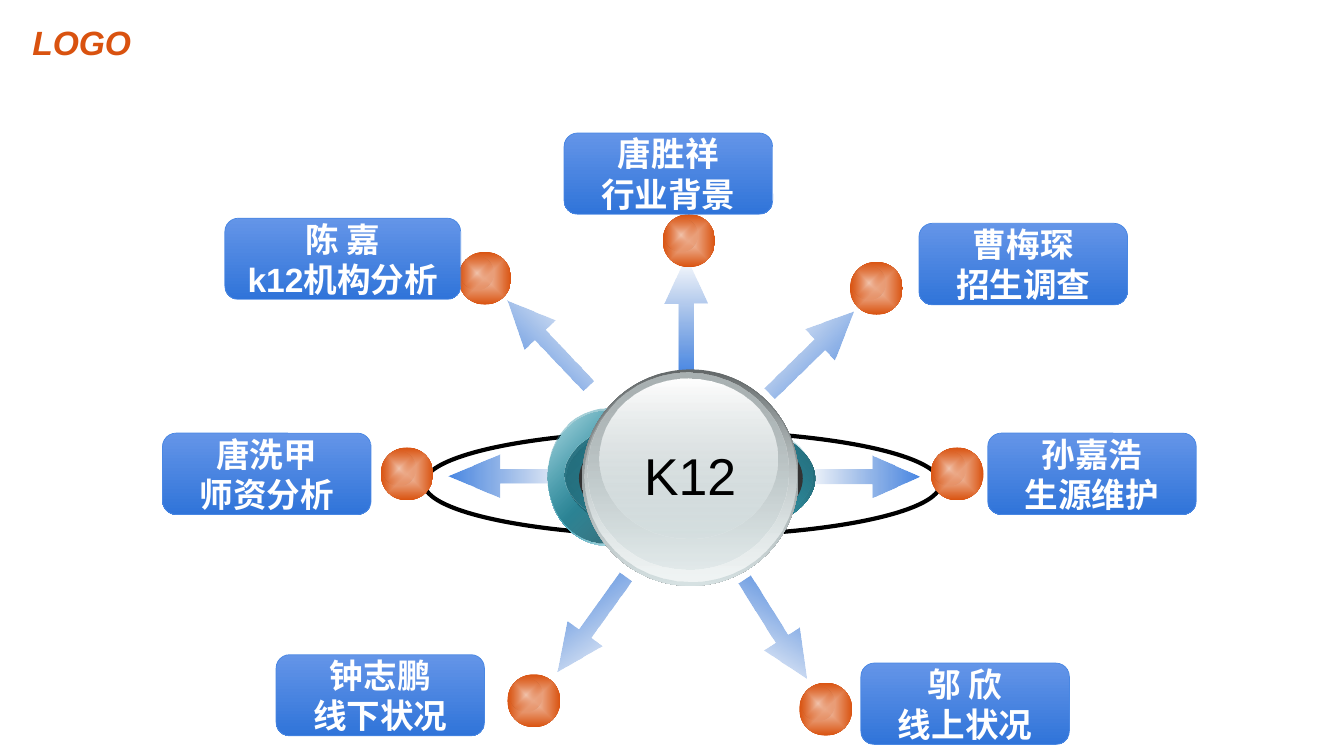
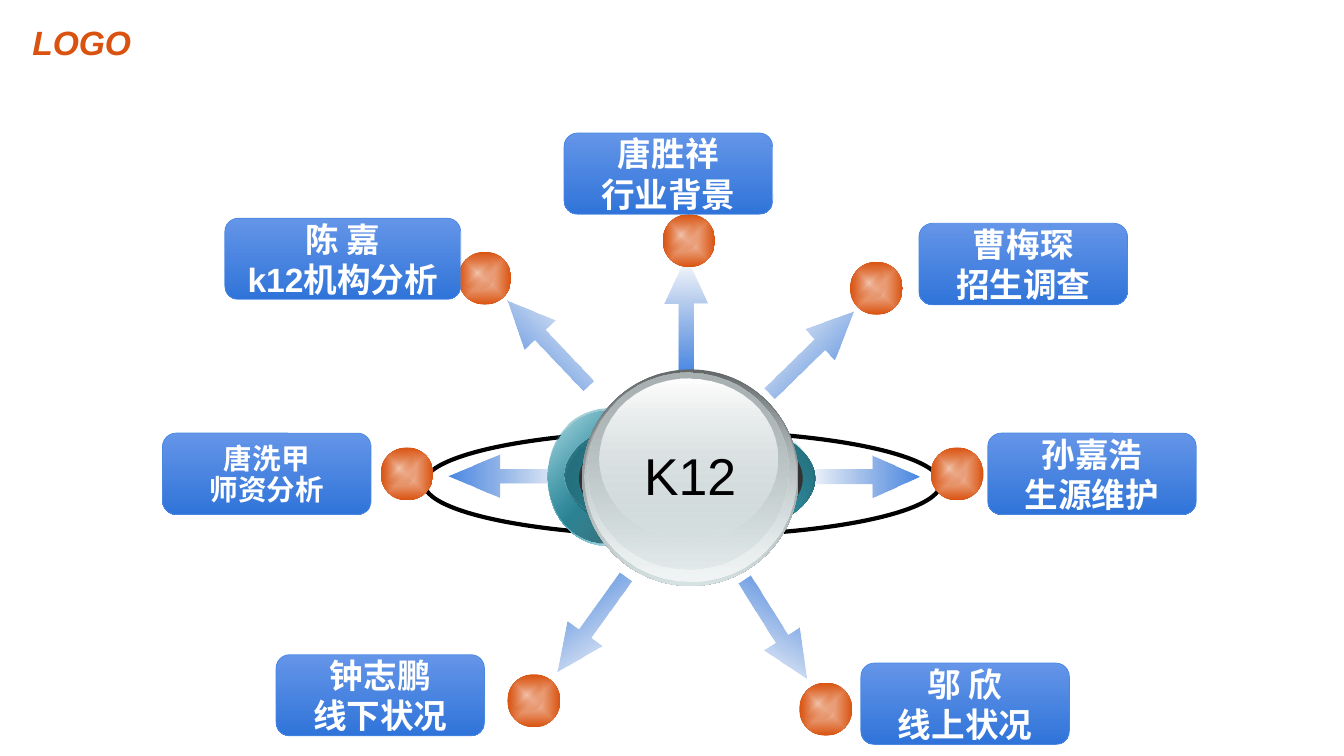
Before and after one commit to tswctsx/k12xm, a slide deck: slide 4 of k12行业数据分析.ppt. Drawn at 1344x756 pixels with LibreOffice and Linux fonts; fonts in the diff are those of the drawing; background and template pictures are left out. Boxes give left, top, right and bottom in pixels: in the first picture for what was removed or moved away, otherwise in the second. Text is boxed around its words. In the diff, an @@ line names an element or a change of style, - is before the commit and + after.

```diff
--- a/k12行业数据分析.ppt
+++ b/k12行业数据分析.ppt
@@ rounded rectangle "唐洗甲" at bbox=[162, 433, 371, 515]: size 24 to 20.4 pt; line spacing 1 to 0.9 @@
```
Also in this commit, not shown: 2 other slides changed, 2 other files.
